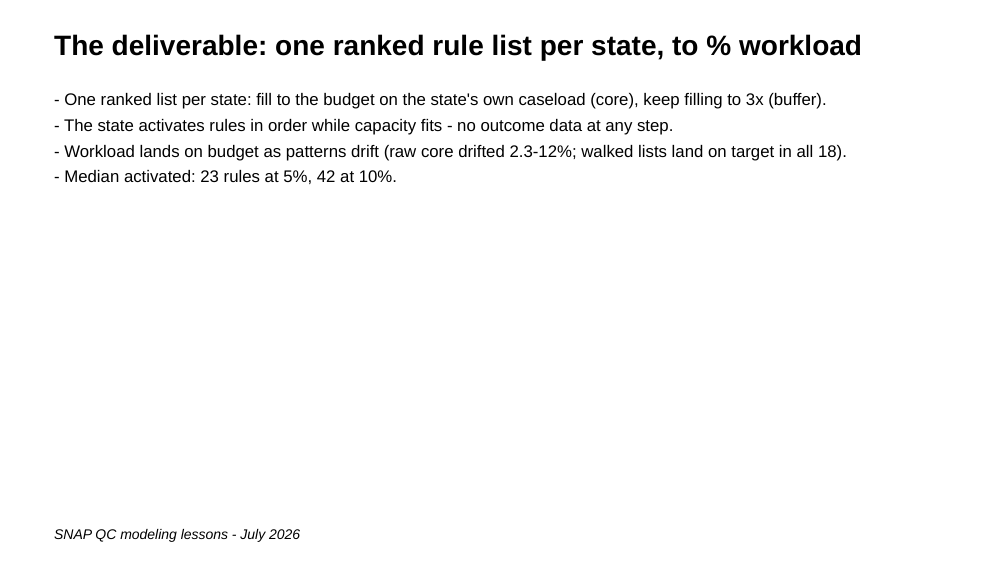
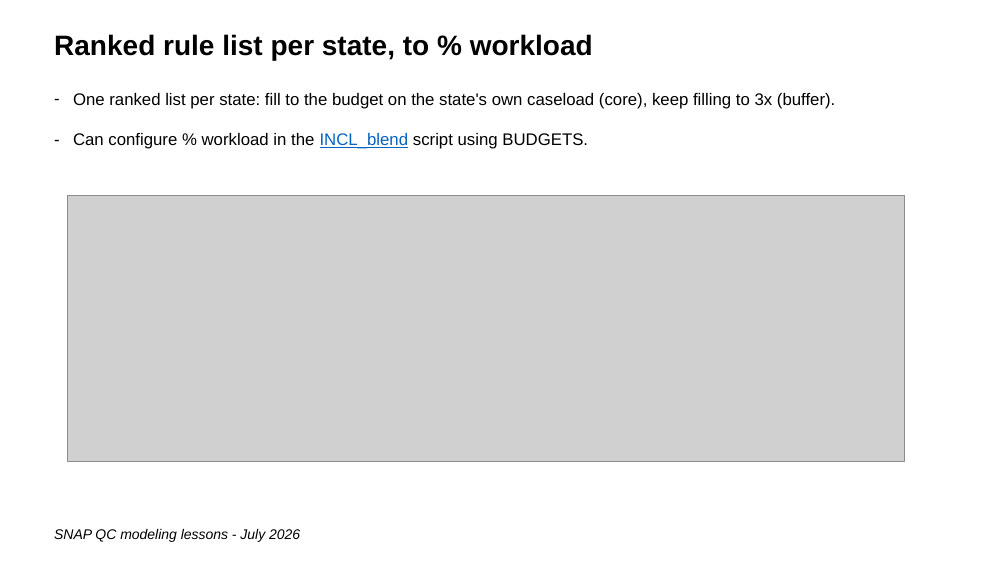
Before and after one commit to giannella/snap_qc, a slide deck: slide 28 of lessons_getting_more_signal_from_snap_qc_data.pptx. Drawn at 1008x567 pixels with LibreOffice and Linux fonts; fonts in the diff are those of the drawing; grey boxes stand for pictures. Boxes give left, top, right and bottom in pixels: in the first picture for what was removed or moved away, otherwise in the second. Text is boxed around its words. In the diff, an @@ line names an element or a change of style, - is before the commit and + after.

```diff
--- a/lessons_getting_more_signal_from_snap_qc_data.pptx
+++ b/lessons_getting_more_signal_from_snap_qc_data.pptx
@@ text at [54,34,593,60]: text changed @@
-The deliverable: one ranked rule list per state, to % workload
+Ranked rule list per state, to % workload
@@ text at [73,93,835,149]: text changed @@
-- One ranked list per state: fill to the budget on the state's own caseload (core), keep filling to 3x (buffer).
-- The state activates rules in order while capacity fits - no outcome data at any step.
-- Workload lands on budget as patterns drift (raw core drifted 2.3-12%; walked lists land on target in all 18).
-- Median activated: 23 rules at 5%, 42 at 10%.
+– One ranked list per state: fill to the budget on the state's own caseload (core), keep filling to 3x (buffer).
+– Can configure % workload in the INCL_blend script using BUDGETS.
@@ picture added at [68,196,904,462] @@
```
Also in this commit, not shown: 7 other slides changed.
